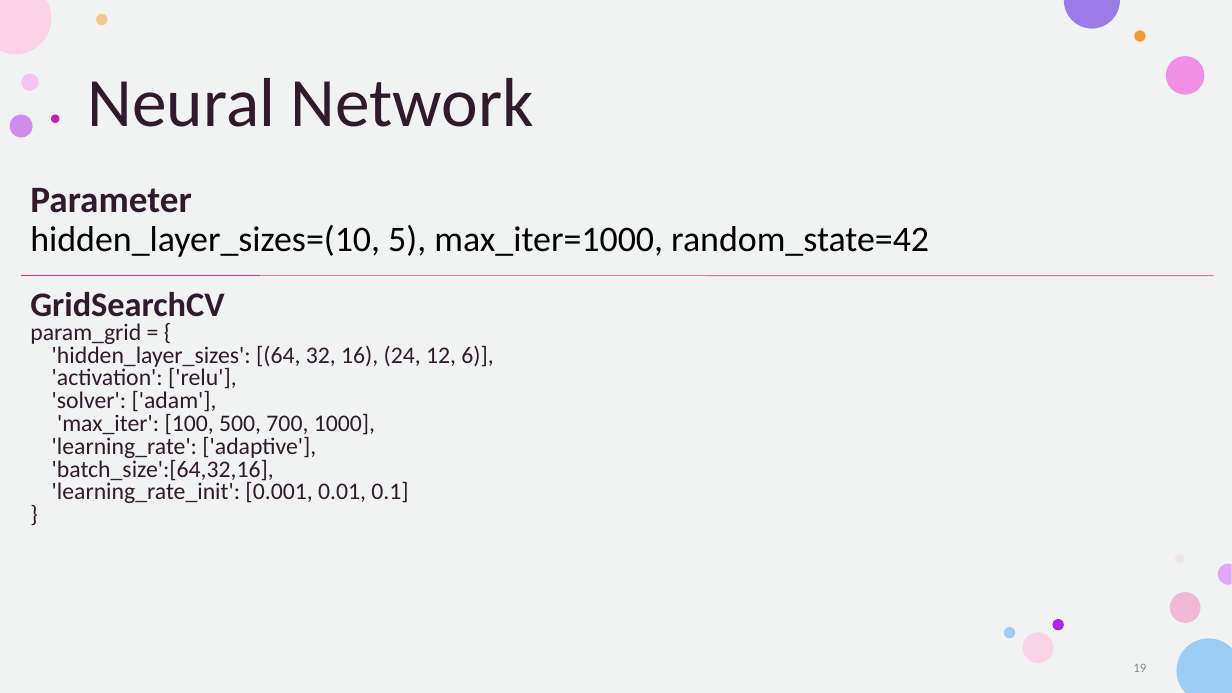
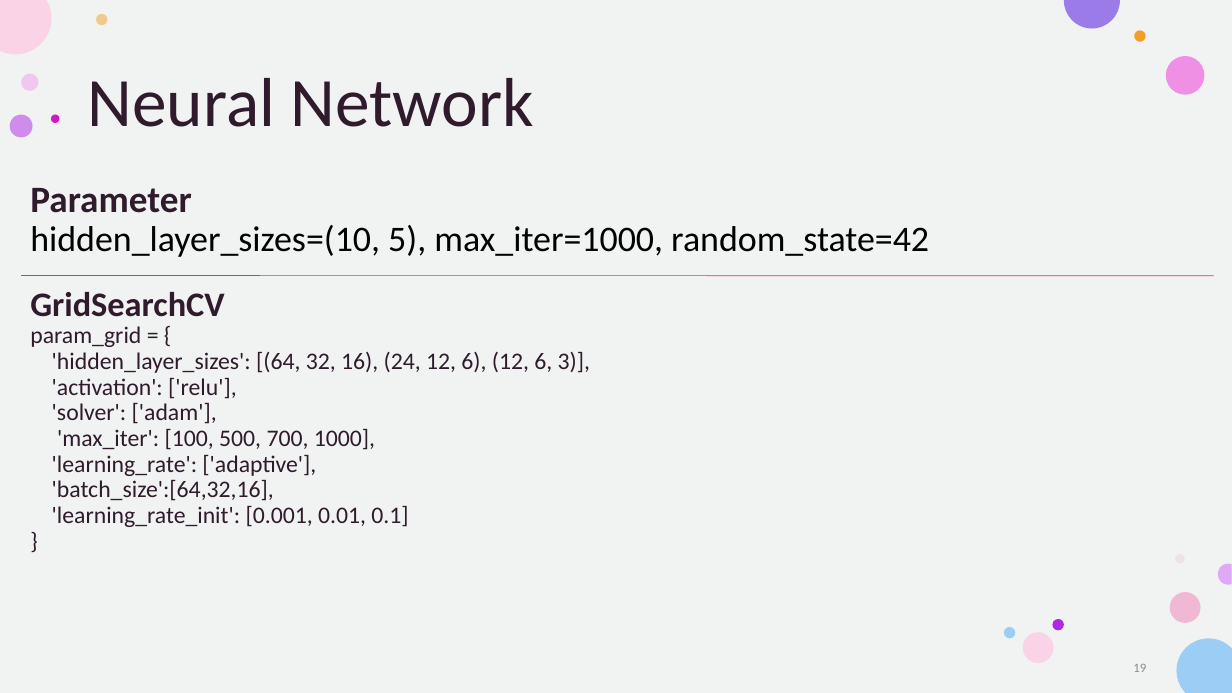
Before and after one commit to PNYWT/Alzheimer-Classification, a slide deck: slide 19 of Alzhemer Classification.pptx. Drawn at 1232x693 pixels with LibreOffice and Linux fonts; fonts in the diff are those of the drawing. Boxes give left, top, right and bottom in pixels: in the first picture for what was removed or moved away, otherwise in the second. Text is boxed around its words. In the diff, an @@ line names an element or a change of style, - is before the commit and + after.

```diff
--- a/Alzhemer Classification.pptx
+++ b/Alzhemer Classification.pptx
@@ text at (30,292,408,527): line spacing 0.7 to 0.8; line spacing 0.8 to 0.9 @@
@@ text at (52,352,590,373): text changed @@
-'hidden_layer_sizes': [(64, 32, 16), (24, 12, 6)],
+'hidden_layer_sizes': [(64, 32, 16), (24, 12, 6), (12, 6, 3)],
```
Also in this commit, not shown: 3 other slides changed, 2 other files.
